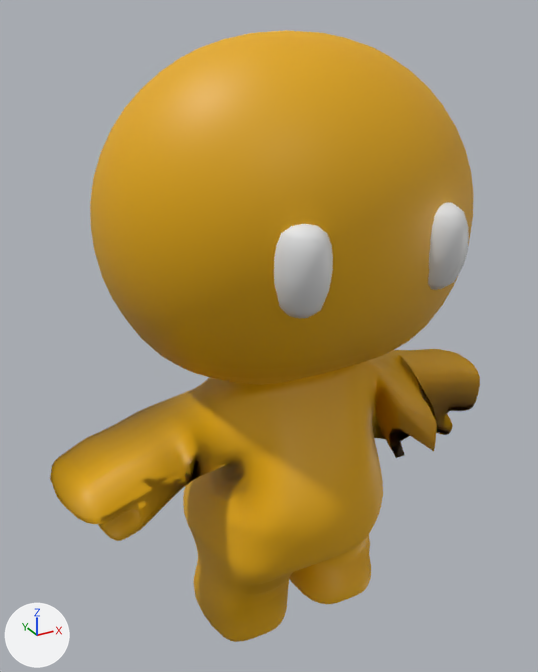
A saved change to the FBX model Assets/Art/Characters/Models/Player.fbx.
One viewpoint serves both versions: a camera (50 mm lens) standing at (-0.432, -0.685, 0.723) and looking at (-0.057, -0.004, 0.383). The axes (+X, +Y, +Z) are drawn at lower left. The lights are the same throughout.

Objects in the first picture: 'Stikman.067'.
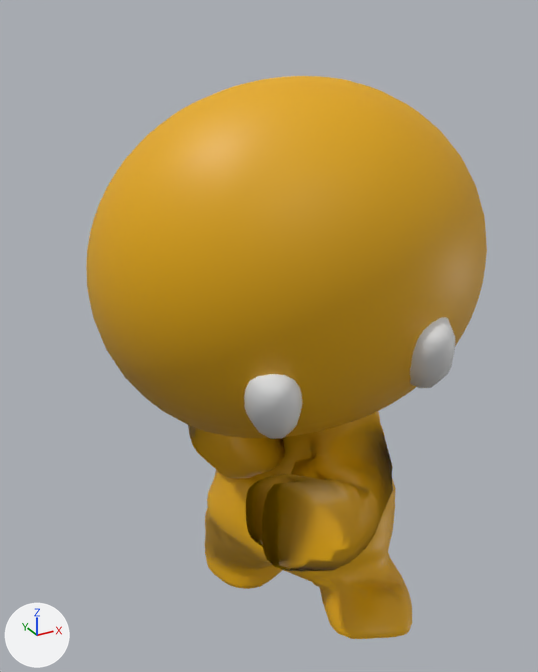
The newer file adds an action. The first version stands in its rest pose; the second is drawn at frame 29 of the action 'mixamo.com'.

Boxes [x1, y1, x2, y2] around the edits, measured in the pictures (538 x 672 px):
'Stikman.067', posed (7% narrower, 8% shorter): before [50, 30, 480, 642]; after [86, 76, 487, 639]
bone 'mixamorig:Hips', root to tip: before (285, 484) to (285, 449); after (307, 490) to (314, 452)
bone 'mixamorig:Spine', root to tip: before (286, 464) to (288, 440); after (310, 467) to (310, 444)
bone 'mixamorig:Spine1', root to tip: before (288, 440) to (290, 411); after (310, 444) to (306, 419)
bone 'mixamorig:Spine2', root to tip: before (290, 411) to (292, 375); after (306, 419) to (297, 392)
bone 'mixamorig:Neck', root to tip: before (292, 376) to (293, 334); after (297, 393) to (294, 357)
bone 'mixamorig:Head', root to tip: before (291, 332) to (294, 30); after (296, 355) to (286, 114)
bone 'mixamorig:LeftShoulder', root to tip: before (319, 380) to (368, 388); after (319, 411) to (337, 464)
bone 'mixamorig:LeftArm', root to tip: before (368, 388) to (378, 383); after (337, 464) to (345, 497)
bone 'mixamorig:LeftForeArm', root to tip: before (378, 383) to (414, 386); after (345, 497) to (319, 522)
bone 'mixamorig:LeftHand', root to tip: before (414, 386) to (448, 389); after (319, 522) to (280, 525)
bone 'mixamorig:RightShoulder', root to tip: before (266, 391) to (213, 424); after (278, 391) to (226, 391)
bone 'mixamorig:RightArm', root to tip: before (213, 424) to (184, 436); after (226, 391) to (215, 413)
bone 'mixamorig:RightForeArm', root to tip: before (184, 436) to (138, 463); after (215, 413) to (230, 438)
bone 'mixamorig:RightHand', root to tip: before (138, 463) to (90, 492); after (230, 438) to (262, 431)
bone 'mixamorig:LeftUpLeg', root to tip: before (325, 482) to (322, 532); after (345, 518) to (355, 580)
bone 'mixamorig:LeftLeg', root to tip: before (322, 532) to (325, 571); after (355, 580) to (368, 605)
bone 'mixamorig:LeftFoot', root to tip: before (325, 571) to (334, 585); after (368, 605) to (369, 615)
bone 'mixamorig:LeftToeBase', root to tip: before (334, 585) to (344, 598); after (369, 615) to (371, 618)
bone 'mixamorig:RightUpLeg', root to tip: before (244, 512) to (247, 560); after (265, 487) to (239, 529)
bone 'mixamorig:RightLeg', root to tip: before (247, 560) to (241, 604); after (239, 529) to (247, 546)
bone 'mixamorig:RightFoot', root to tip: before (241, 604) to (252, 614); after (247, 546) to (240, 561)
bone 'mixamorig:RightToeBase', root to tip: before (252, 614) to (262, 625); after (240, 561) to (227, 565)

The edits, one by one:
Bone 'mixamorig:Hips' (bone_mixamorig_hips) moves from (0.0, 0.0, 0.0) to (0.04, -0.029, -0.012).
Bone 'mixamorig:Hips' (bone_mixamorig_hips) turns from (0, 0, 0) to (-18, -63, 0) degrees about its own x, y and z.
Bone 'mixamorig:Spine' (bone_mixamorig_spine) turns from (0, 0, 0) to (19, -3, -2) degrees about its own x, y and z.
Bone 'mixamorig:Spine1' (bone_mixamorig_spine1) turns from (0, 0, 0) to (8, -1, 0) degrees about its own x, y and z.
Bone 'mixamorig:Spine2' (bone_mixamorig_spine2) turns from (0, 0, 0) to (9, -2, 1) degrees about its own x, y and z.
Bone 'mixamorig:Neck' (bone_mixamorig_neck) turns from (0, 0, 0) to (-7, 14, -5) degrees about its own x, y and z.
Bone 'mixamorig:Head' (bone_mixamorig_head) turns from (0, 0, 0) to (18, 45, 5) degrees about its own x, y and z.
Bone 'mixamorig:LeftShoulder' (bone_mixamorig_leftshoulder) turns from (0, 0, 0) to (-2, 28, 29) degrees about its own x, y and z.
Bone 'mixamorig:LeftArm' (bone_mixamorig_leftarm) turns from (0, 0, 0) to (-38, -8, 63) degrees about its own x, y and z.
Bone 'mixamorig:LeftForeArm' (bone_mixamorig_leftforearm) turns from (0, 0, 0) to (-11, 2, 49) degrees about its own x, y and z.
Bone 'mixamorig:LeftHand' (bone_mixamorig_lefthand) turns from (0, 0, 0) to (5, -21, 23) degrees about its own x, y and z.
Bone 'mixamorig:RightShoulder' (bone_mixamorig_rightshoulder) turns from (0, 0, 0) to (-16, -14, -19) degrees about its own x, y and z.
Bone 'mixamorig:RightArm' (bone_mixamorig_rightarm) turns from (0, 0, 0) to (39, 15, -49) degrees about its own x, y and z.
Bone 'mixamorig:RightForeArm' (bone_mixamorig_rightforearm) turns from (0, 0, 0) to (25, 57, -53) degrees about its own x, y and z.
Bone 'mixamorig:RightHand' (bone_mixamorig_righthand) turns from (0, 0, 0) to (39, 2, -20) degrees about its own x, y and z.
Bone 'mixamorig:LeftUpLeg' (bone_mixamorig_leftupleg) turns from (0, 0, 0) to (4, -34, 26) degrees about its own x, y and z.
Bone 'mixamorig:LeftLeg' (bone_mixamorig_leftleg) turns from (0, 0, 0) to (-47, 1, 11) degrees about its own x, y and z.
Bone 'mixamorig:LeftFoot' (bone_mixamorig_leftfoot) turns from (0, 0, 0) to (39, -6, -10) degrees about its own x, y and z.
Bone 'mixamorig:LeftToeBase' (bone_mixamorig_lefttoebase) turns from (0, 0, 0) to (17, -1, 2) degrees about its own x, y and z.
Bone 'mixamorig:RightUpLeg' (bone_mixamorig_rightupleg) turns from (0, 0, 0) to (1, 15, -24) degrees about its own x, y and z.
Bone 'mixamorig:RightLeg' (bone_mixamorig_rightleg) turns from (0, 0, 0) to (-47, -2, 1) degrees about its own x, y and z.
Bone 'mixamorig:RightFoot' (bone_mixamorig_rightfoot) turns from (0, 0, 0) to (-16, 13, 15) degrees about its own x, y and z.
Bone 'mixamorig:RightToeBase' (bone_mixamorig_righttoebase) turns from (0, 0, 0) to (55, 8, -1) degrees about its own x, y and z.
